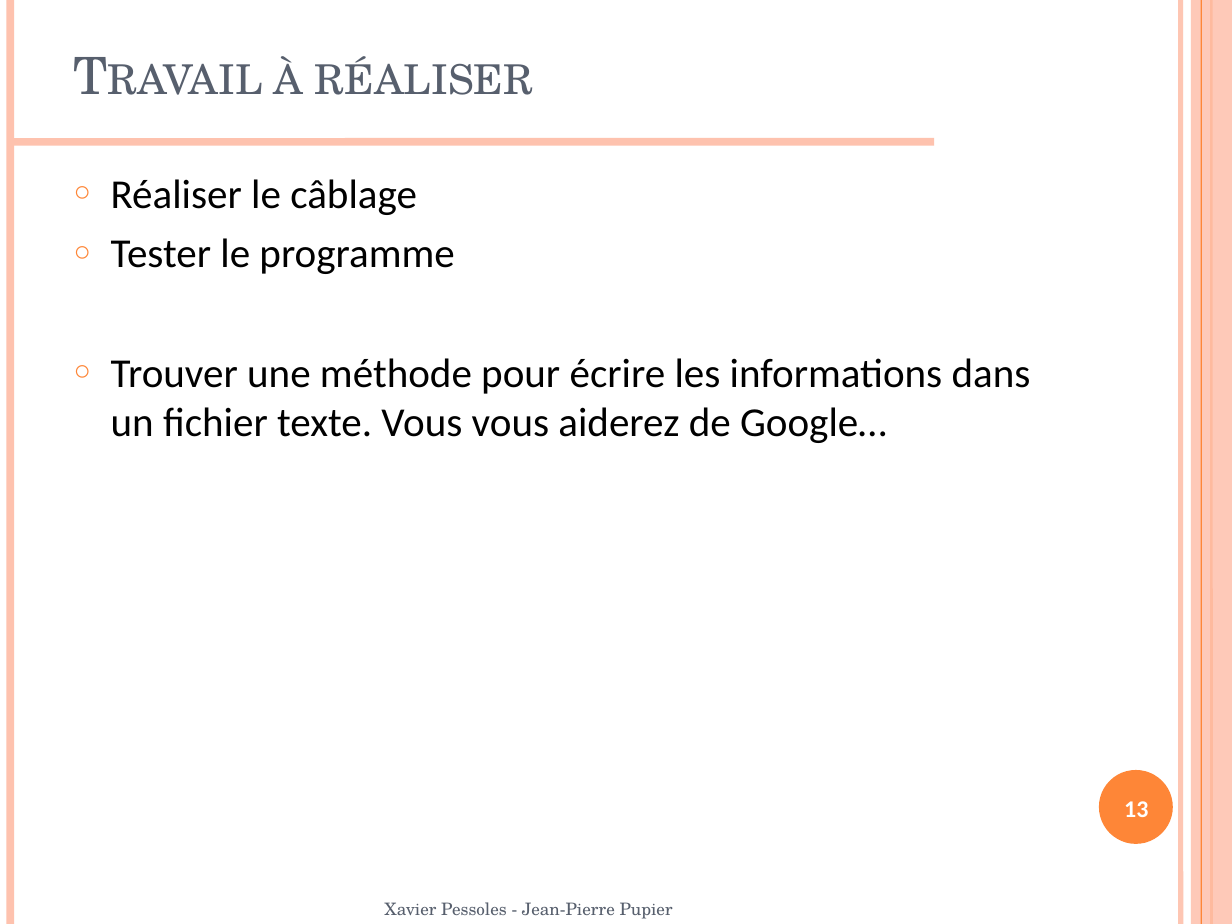
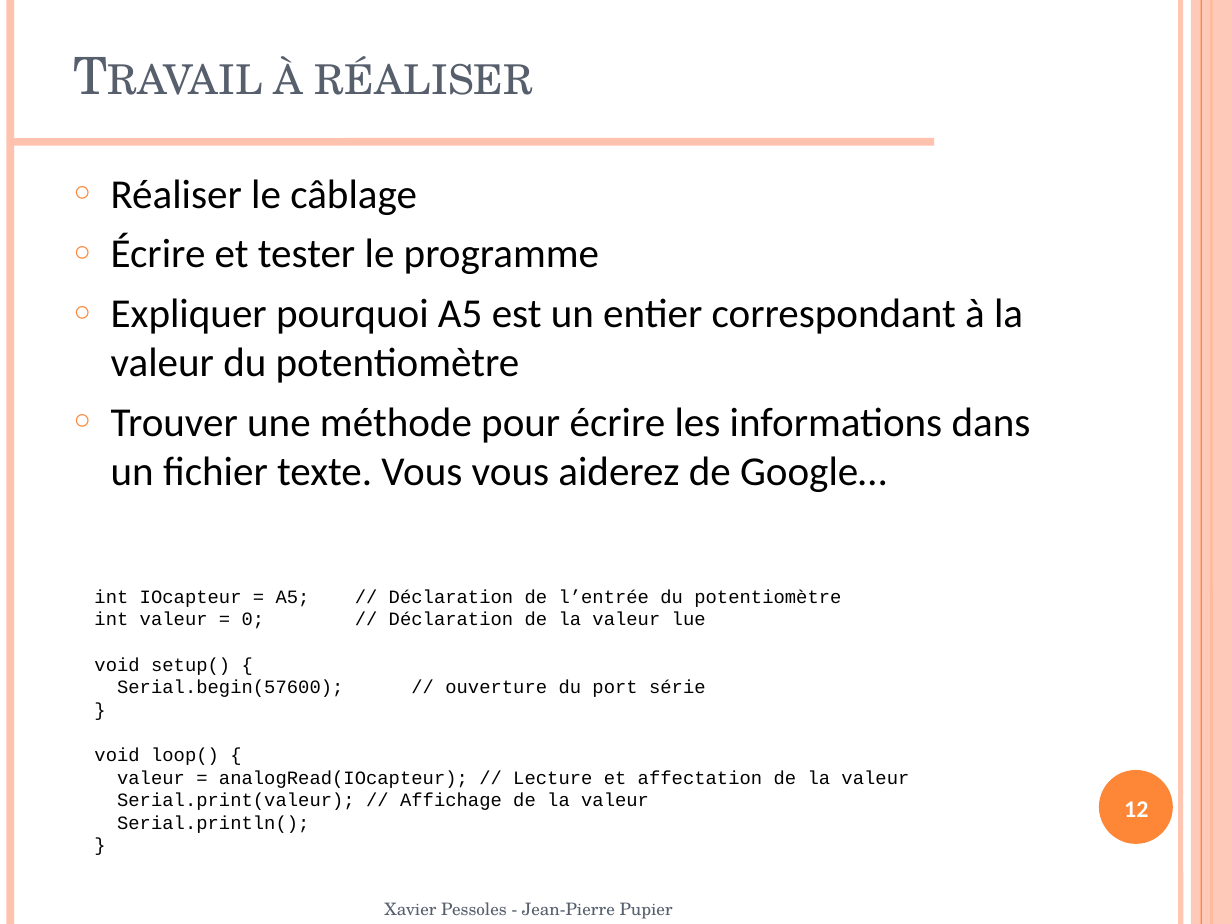
Before and after one commit to xpessoles/TP_Documents, a slide deck: slide 12 of Arduino/TP_Arduino.pptx (slide 13 before the commit). Drawn at 1232x924 pixels with LibreOffice and Linux fonts; fonts in the diff are those of the drawing; background and template pictures are left out. Boxes give left, top, right and bottom in pixels: in the first picture for what was removed or moved away, otherwise in the second. Text is boxed around its words. In the diff, an @@ line names an element or a change of style, - is before the commit and + after.

```diff
--- a/Arduino/TP_Arduino.pptx
+++ b/Arduino/TP_Arduino.pptx
@@ text at (111,234,1023,383): text changed @@
-○ Tester le programme
+○ Écrire et tester le programme
+○ Expliquer pourquoi A5 est un entier correspondant à la valeur du potentiomètre
@@ text added at (94,590,909,833), 11 pt, text #000000 @@
+int IOcapteur = A5; // Déclaration de l’entrée du potentiomètre
+int valeur = 0; // Déclaration de la valeur lue
+void setup() {
+Serial.begin(57600); // ouverture du port série
+}
+void loop() {
+valeur = analogRead(IOcapteur); // Lecture et affectation de la valeur
+Serial.print(valeur); // Affichage de la valeur
+Serial.println();
+}
@@ page number at (1124,801,1148,817): text changed @@
-13
+12
```
Also in this commit, not shown: 5 other slides changed, 1 slide added, 2 slides removed, 2 other files.
